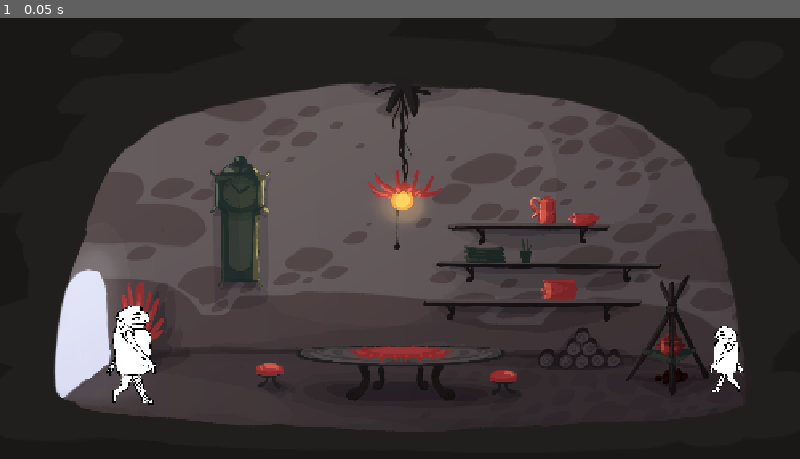
Above: before the commit, frame 1.
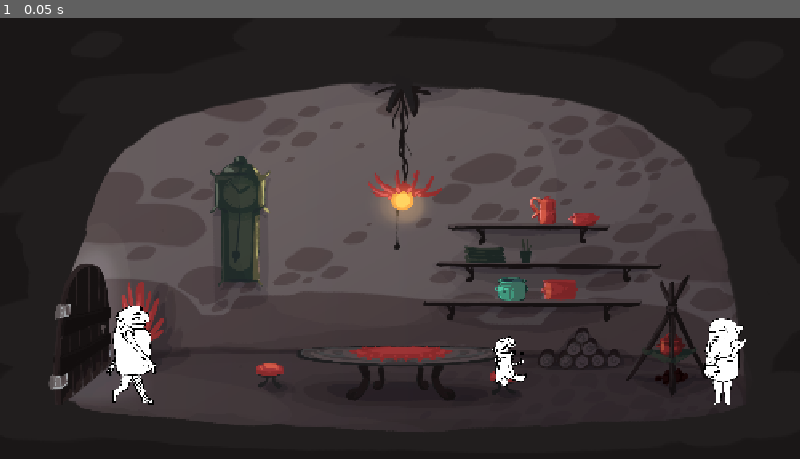
Above: after the commit, the same moment.

Repository: Rudolf-s-gang/projekt-1
Game: Godot game, scene res://scenes/game.tscn
Same seed, same stepped clock (60 frames per second), same inputs: the game is played once before the commit and once after it.
Inputs:
- Up to frame 1 (0.05 s): no input

The runs differ from the first frame. In frame 1, 2.6% of the frame differs, in the area x 6-94%, y 46-88%.

Commit message:
feat: add animated room elements

Diff:
--- a/scenes/game.tscn
+++ b/scenes/game.tscn
@@ -1,11 +1,27 @@
-[gd_scene load_steps=11 format=3 uid="uid://cl2ga2sdnev7x"]
+[gd_scene load_steps=45 format=3 uid="uid://cl2ga2sdnev7x"]
 
 [ext_resource type="Script" uid="uid://cbkto5b3u56mj" path="res://scripts/game.gd" id="1_lnu2h"]
 [ext_resource type="PackedScene" uid="uid://dd1o35fke0rvh" path="res://scenes/player.tscn" id="1_uwrxv"]
 [ext_resource type="Texture2D" uid="uid://dd28eamxr1j3t" path="res://assets/sprites/mistnost (kopie).png" id="3_p57ef"]
+[ext_resource type="Texture2D" uid="uid://3xbld7olquc8" path="res://assets/sprites/hodiny_frame0.png" id="4_37s47"]
 [ext_resource type="PackedScene" uid="uid://ddmsca0e4lhpb" path="res://scenes/interakce.tscn" id="4_lbhrr"]
-[ext_resource type="Texture2D" uid="uid://dq2ivstq2l05o" path="res://assets/sprites/walk_frame0.png" id="5_iywne"]
+[ext_resource type="Texture2D" uid="uid://dknttoma13utc" path="res://assets/sprites/hodiny_frame1.png" id="5_bt5mj"]
+[ext_resource type="Texture2D" uid="uid://181qmdogwdxi" path="res://assets/sprites/hrnec.png" id="5_kvpfn"]
+[ext_resource type="Texture2D" uid="uid://xcfkt186klo6" path="res://assets/sprites/hodiny_frame2.png" id="6_e1j6l"]
+[ext_resource type="Texture2D" uid="uid://dt3cg0qckwc80" path="res://assets/sprites/matka0.png" id="6_kvpfn"]
 [ext_resource type="Script" uid="uid://c746odyk1l76l" path="res://scripts/dialogue_ui.gd" id="6_p57ef"]
+[ext_resource type="Texture2D" uid="uid://dpegvtpsicyde" path="res://assets/sprites/harant.png" id="7_dinhu"]
+[ext_resource type="Texture2D" uid="uid://dxqpka2ntifv6" path="res://assets/sprites/hodiny_frame3.png" id="7_pl11u"]
+[ext_resource type="Texture2D" uid="uid://cvqi52kmgvpd6" path="res://assets/sprites/dvere_frame0.png" id="7_vtaks"]
+[ext_resource type="Texture2D" uid="uid://chqat1tkcu2b8" path="res://assets/sprites/hodiny_frame4.png" id="8_bhx41"]
+[ext_resource type="Texture2D" uid="uid://d8tjntlce03" path="res://assets/sprites/dvere_frame1.png" id="8_kvpfn"]
+[ext_resource type="Texture2D" uid="uid://e53sf7p5qmjp" path="res://assets/sprites/dvere_frame2.png" id="9_dinhu"]
+[ext_resource type="Texture2D" uid="uid://dy3ewjwgb51os" path="res://assets/sprites/hodiny_frame5.png" id="9_qnb83"]
+[ext_resource type="Texture2D" uid="uid://d38rl62jr3v3x" path="res://assets/sprites/dvere_frame3.png" id="10_kvuet"]
+[ext_resource type="Texture2D" uid="uid://cstkx1bck2q0l" path="res://assets/sprites/hodiny_frame6.png" id="10_sww3w"]
+[ext_resource type="Texture2D" uid="uid://dp42d0rk6b6l7" path="res://assets/sprites/hodiny_frame7.png" id="11_suyxu"]
+[ext_resource type="Texture2D" uid="uid://hmg4a8bnbs1q" path="res://assets/sprites/hodiny_frame8.png" id="12_sgl2t"]
+[ext_resource type="Texture2D" uid="uid://dd4874wq2youl" path="res://assets/sprites/hodiny_frame9.png" id="13_qouja"]
 
 [sub_resource type="NavigationPolygon" id="NavigationPolygon_yqjtg"]
 vertices = PackedVector2Array(-3164.22, 580.922, -4140.66, 519.367, -3918.85, 418.539, -3129.52, 341.344, -2970.29, 465.352, -1453.15, 594.242, -1321.55, 494.328, 65.2891, 523.641, -48.4766, 436.617, 59.1484, 444.727, -288.578, 501.172, -674.492, 436.453, -1112.67, 398.953)
@@ -17,17 +33,138 @@
 [sub_resource type="RectangleShape2D" id="RectangleShape2D_yqjtg"]
 size = Vector2(56, 169)
 
+[sub_resource type="AtlasTexture" id="AtlasTexture_wljb1"]
+atlas = ExtResource("4_37s47")
+region = Rect2(0, 0, 225, 225)
+
+[sub_resource type="AtlasTexture" id="AtlasTexture_v2yb1"]
+atlas = ExtResource("5_bt5mj")
+region = Rect2(0, 0, 225, 225)
+
+[sub_resource type="AtlasTexture" id="AtlasTexture_js0lu"]
+atlas = ExtResource("6_e1j6l")
+region = Rect2(0, 0, 225, 225)
+
+[sub_resource type="AtlasTexture" id="AtlasTexture_gxtfn"]
+atlas = ExtResource("7_pl11u")
+region = Rect2(0, 0, 225, 225)
+
+[sub_resource type="AtlasTexture" id="AtlasTexture_twgab"]
+atlas = ExtResource("8_bhx41")
+region = Rect2(0, 0, 225, 225)
+
+[sub_resource type="AtlasTexture" id="AtlasTexture_02fa5"]
+atlas = ExtResource("9_qnb83")
+region = Rect2(0, 0, 225, 225)
+
+[sub_resource type="AtlasTexture" id="AtlasTexture_nepv3"]
+atlas = ExtResource("10_sww3w")
+region = Rect2(0, 0, 225, 225)
+
+[sub_resource type="AtlasTexture" id="AtlasTexture_7025r"]
+atlas = ExtResource("11_suyxu")
+region = Rect2(0, 0, 225, 225)
+
+[sub_resource type="AtlasTexture" id="AtlasTexture_m4url"]
+atlas = ExtResource("12_sgl2t")
+region = Rect2(0, 0, 225, 225)
+
+[sub_resource type="AtlasTexture" id="AtlasTexture_8ool0"]
+atlas = ExtResource("13_qouja")
+region = Rect2(0, 0, 225, 225)
+
+[sub_resource type="SpriteFrames" id="SpriteFrames_pr1ej"]
+animations = [{
+"frames": [{
+"duration": 1.0,
+"texture": SubResource("AtlasTexture_wljb1")
+}, {
+"duration": 1.0,
+"texture": SubResource("AtlasTexture_v2yb1")
+}, {
+"duration": 1.0,
+"texture": SubResource("AtlasTexture_js0lu")
+}, {
+"duration": 1.0,
+"texture": SubResource("AtlasTexture_gxtfn")
+}, {
+"duration": 1.0,
+"texture": SubResource("AtlasTexture_twgab")
+}, {
+"duration": 1.0,
+"texture": SubResource("AtlasTexture_02fa5")
+}, {
+"duration": 1.0,
+"texture": SubResource("AtlasTexture_nepv3")
+}, {
+"duration": 1.0,
+"texture": SubResource("AtlasTexture_7025r")
+}, {
+"duration": 1.0,
+"texture": SubResource("AtlasTexture_m4url")
+}, {
+"duration": 1.0,
+"texture": SubResource("AtlasTexture_8ool0")
+}],
+"loop": true,
+"name": &"default",
+"speed": 10.0
+}]
+
 [sub_resource type="RectangleShape2D" id="RectangleShape2D_iywne"]
 size = Vector2(47, 49)
 
 [sub_resource type="RectangleShape2D" id="RectangleShape2D_p57ef"]
-size = Vector2(809.395, 1474.92)
+size = Vector2(809.395, 1774.91)
+
+[sub_resource type="RectangleShape2D" id="RectangleShape2D_dinhu"]
+size = Vector2(41, 80.5)
+
+[sub_resource type="AtlasTexture" id="AtlasTexture_trtic"]
+atlas = ExtResource("7_vtaks")
+region = Rect2(0, 0, 600, 600)
+
+[sub_resource type="AtlasTexture" id="AtlasTexture_ir15t"]
+atlas = ExtResource("8_kvpfn")
+region = Rect2(0, 0, 600, 600)
+
+[sub_resource type="AtlasTexture" id="AtlasTexture_ca42v"]
+atlas = ExtResource("9_dinhu")
+region = Rect2(0, 0, 600, 600)
+
+[sub_resource type="AtlasTexture" id="AtlasTexture_rysoc"]
+atlas = ExtResource("10_kvuet")
+region = Rect2(0, 0, 600, 600)
+
+[sub_resource type="SpriteFrames" id="SpriteFrames_ssvqc"]
+animations = [{
+"frames": [{
+"duration": 1.0,
+"texture": SubResource("AtlasTexture_trtic")
+}, {
+"duration": 1.0,
+"texture": SubResource("AtlasTexture_ir15t")
+}, {
+"duration": 1.0,
+"texture": SubResource("AtlasTexture_ca42v")
+}, {
+"duration": 1.0,
+"texture": SubResource("AtlasTexture_rysoc")
+}],
+"loop": false,
+"name": &"default",
+"speed": 5.0
+}]
+
+[sub_resource type="RectangleShape2D" id="RectangleShape2D_vtaks"]
+size = Vector2(76, 195)
 
 [node name="Game" type="Node2D"]
 position = Vector2(639, 407)
 script = ExtResource("1_lnu2h")
 
 [node name="Player" parent="." instance=ExtResource("1_uwrxv")]
+visibility_layer = 513
 position = Vector2(-449, 315)
 
 [node name="pozadí" type="Sprite2D" parent="."]
@@ -37,6 +174,7 @@
 texture = ExtResource("3_p57ef")
 
 [node name="NavigationRegion2D" type="NavigationRegion2D" parent="."]
+visible = false
 position = Vector2(541, 85)
 scale = Vector2(0.262911, 0.450143)
 navigation_polygon = SubResource("NavigationPolygon_yqjtg")
@@ -47,29 +185,52 @@
 collision_mask = 0
 
 [node name="CollisionShape2D" type="CollisionShape2D" parent="Hodiny"]
+visible = false
 shape = SubResource("RectangleShape2D_yqjtg")
 
-[node name="Interakce" parent="." instance=ExtResource("4_lbhrr")]
+[node name="AnimatedSprite2D" type="AnimatedSprite2D" parent="Hodiny"]
+position = Vector2(-2, 19)
+scale = Vector2(0.6, 0.6)
+sprite_frames = SubResource("SpriteFrames_pr1ej")
+autoplay = "default"
+frame_progress = 0.942104
+
+[node name="hrnec" parent="." instance=ExtResource("4_lbhrr")]
 position = Vector2(267, 122)
 
-[node name="CollisionShape2D" type="CollisionShape2D" parent="Interakce"]
+[node name="CollisionShape2D" type="CollisionShape2D" parent="hrnec"]
+position = Vector2(-79, 0)
 shape = SubResource("RectangleShape2D_iywne")
+
+[node name="Sprite2D" type="Sprite2D" parent="hrnec"]
+position = Vector2(-80, 2)
+scale = Vector2(0.2, 0.2)
+texture = ExtResource("5_kvpfn")
 
 [node name="RodinaInterakce" parent="." groups=["family_dialogue"] instance=ExtResource("4_lbhrr")]
 position = Vector2(127, 62)
 
 [node name="Sprite2D" type="Sprite2D" parent="RodinaInterakce"]
-position = Vector2(420, 179)
-scale = Vector2(0.0809247, 0.0800042)
-texture = ExtResource("5_iywne")
+position = Vector2(407, 170)
+scale = Vector2(0.12, 0.119)
+texture = ExtResource("6_kvpfn")
 
 [node name="CollisionShape2D" type="CollisionShape2D" parent="RodinaInterakce"]
-position = Vector2(421.25, 185)
+position = Vector2(414, 186)
 scale = Vector2(0.0809247, 0.0800042)
 shape = SubResource("RectangleShape2D_p57ef")
 
 [node name="InteractionPoint" type="Marker2D" parent="RodinaInterakce"]
-position = Vector2(330, 244)
+position = Vector2(218, 244)
+
+[node name="Sprite2D2" type="Sprite2D" parent="RodinaInterakce"]
+position = Vector2(61, 182)
+scale = Vector2(0.12, 0.12)
+texture = ExtResource("7_dinhu")
+
+[node name="CollisionShape2D2" type="CollisionShape2D" parent="RodinaInterakce"]
+position = Vector2(52.5, 184.75)
+shape = SubResource("RectangleShape2D_dinhu")
 
 [node name="DialogueUI" type="CanvasLayer" parent="."]
 script = ExtResource("6_p57ef")
@@ -118,3 +279,14 @@
 position = Vector2(-0.876221, 0)
 offset = Vector2(0, 50)
 zoom = Vector2(0.95, 0.95)
+
+[node name="dveře" parent="." instance=ExtResource("4_lbhrr")]
+
+[node name="AnimatedSprite2D" type="AnimatedSprite2D" parent="dveře"]
+position = Vector2(-526, 190)
+scale = Vector2(0.65, 0.65)
+sprite_frames = SubResource("SpriteFrames_ssvqc")
+
+[node name="dveře-kolize" type="CollisionShape2D" parent="dveře"]
+position = Vector2(-534, 192)
+shape = SubResource("RectangleShape2D_vtaks")
--- a/scenes/player.tscn
+++ b/scenes/player.tscn
@@ -7,6 +7,7 @@
 [ext_resource type="Texture2D" uid="uid://duovsim5epbij" path="res://assets/sprites/walk_frame3.png" id="4_ur7pv"]
 [ext_resource type="Texture2D" uid="uid://box0mhx0un346" path="res://assets/sprites/walk_frame4.png" id="5_y4r1p"]
 [ext_resource type="Texture2D" uid="uid://bj2udrfw2bapm" path="res://assets/sprites/walk_frame5.png" id="6_d2wvv"]
+[ext_resource type="Texture2D" uid="uid://c04n6ncidmjwr" path="res://assets/sprites/otec_predek.png" id="8_smehm"]
 
 [sub_resource type="AtlasTexture" id="AtlasTexture_3v2ag"]
 atlas = ExtResource("1_tuyoq")
@@ -72,8 +73,7 @@
 position = Vector2(-2.28, -84.12)
 scale = Vector2(0.12, 0.12)
 sprite_frames = SubResource("SpriteFrames_fulsm")
-frame = 1
-frame_progress = 0.02985
+frame_progress = 0.0865707
 flip_h = true
 
 [node name="kolize-chůze" type="CollisionShape2D" parent="."]
@@ -89,3 +89,9 @@
 scale = Vector2(0.24, 0.24)
 shape = SubResource("CircleShape2D_tuyoq")
 one_way_collision_margin = 0.0
+
+[node name="Sprite2D" type="Sprite2D" parent="."]
+visible = false
+position = Vector2(0, -85)
+scale = Vector2(0.12, 0.12)
+texture = ExtResource("8_smehm")
Binary file removed: assets/sprites/Tvor_zepredu.png
Binary file added: assets/sprites/dvere_frame0.png
Not shown, added: assets/sprites/dvere_frame0.png.import
Binary file added: assets/sprites/dvere_frame1.png
Not shown, added: assets/sprites/dvere_frame1.png.import
Binary file added: assets/sprites/dvere_frame2.png
Not shown, added: assets/sprites/dvere_frame2.png.import
Binary file added: assets/sprites/dvere_frame3.png
Not shown, added: assets/sprites/dvere_frame3.png.import
Binary file added: assets/sprites/harant.png
Not shown, added: assets/sprites/harant.png.import
Binary file added: assets/sprites/hodiny_frame0.png
(and 32 more such lines)
